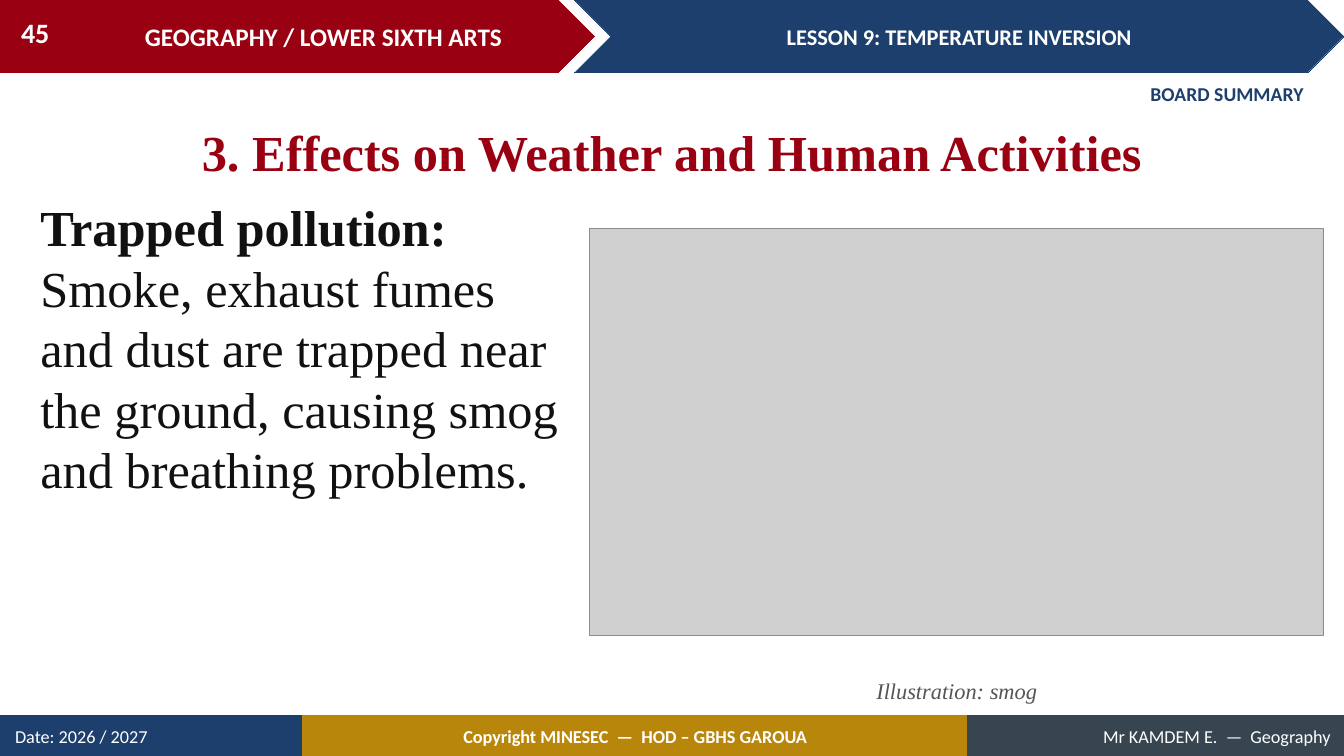
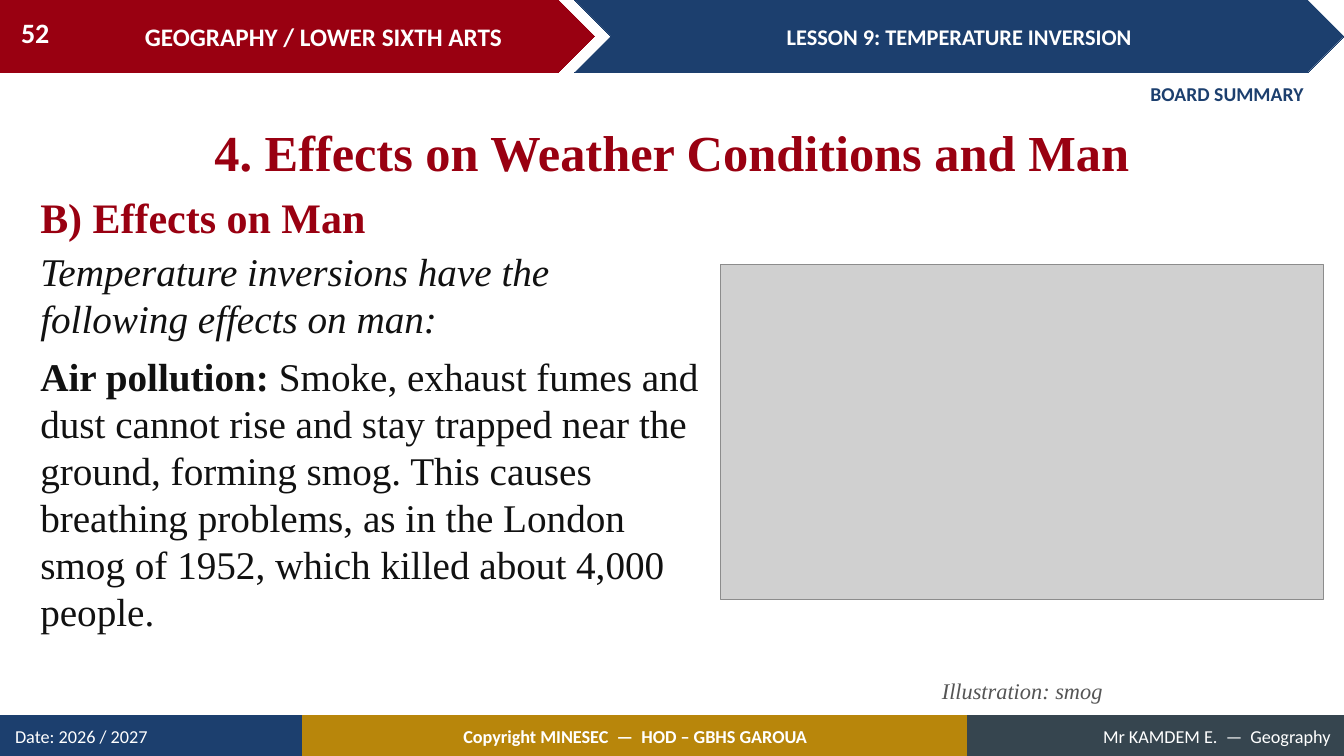
Before and after one commit to Berthautk/linea-github, a slide deck: slide 52 of lecons/LSA/Meteorology/09_LSA_MET_L09_Temperature_Inversion.pptx (slide 45 before the commit). Drawn at 1344x756 pixels with LibreOffice and Linux fonts; fonts in the diff are those of the drawing; grey boxes stand for pictures. Boxes give left, top, right and bottom in pixels: in the first picture for what was removed or moved away, otherwise in the second. Text is boxed around its words. In the diff, an @@ line names an element or a change of style, - is before the commit and + after.

```diff
--- a/lecons/LSA/Meteorology/09_LSA_MET_L09_Temperature_Inversion.pptx
+++ b/lecons/LSA/Meteorology/09_LSA_MET_L09_Temperature_Inversion.pptx
@@ page number at box(21, 24, 49, 43): text changed @@
-45
+52
@@ text at box(214, 135, 1129, 172): text changed @@
-3. Effects on Weather and Human Activities
+4. Effects on Weather Conditions and Man
@@ text added at box(40, 203, 365, 241), 30 pt, text #990011, bold @@
+B) Effects on Man
@@ text at box(40, 258, 699, 634): text changed; size 36 to 28 pt @@
-Trapped pollution: Smoke, exhaust fumes and dust are trapped near the ground, causing smog and breathing problems.
+Temperature inversions have the following effects on man:
+Air pollution: Smoke, exhaust fumes and dust cannot rise and stay trapped near the ground, forming smog. This causes breathing problems, as in the London smog of 1952, which killed about 4,000 people.
@@ picture: place and size @@
-picture at box(590, 229, 1324, 636)
+picture at box(721, 265, 1324, 600)
@@ text "Illustration: smog": place and size @@
-text "Illustration: smog" at box(876, 683, 1037, 704)
+text "Illustration: smog" at box(942, 683, 1102, 704)
```
Also in this commit, not shown: 12 other slides changed, 10 slides added, 1 slide removed, 21 other files.
